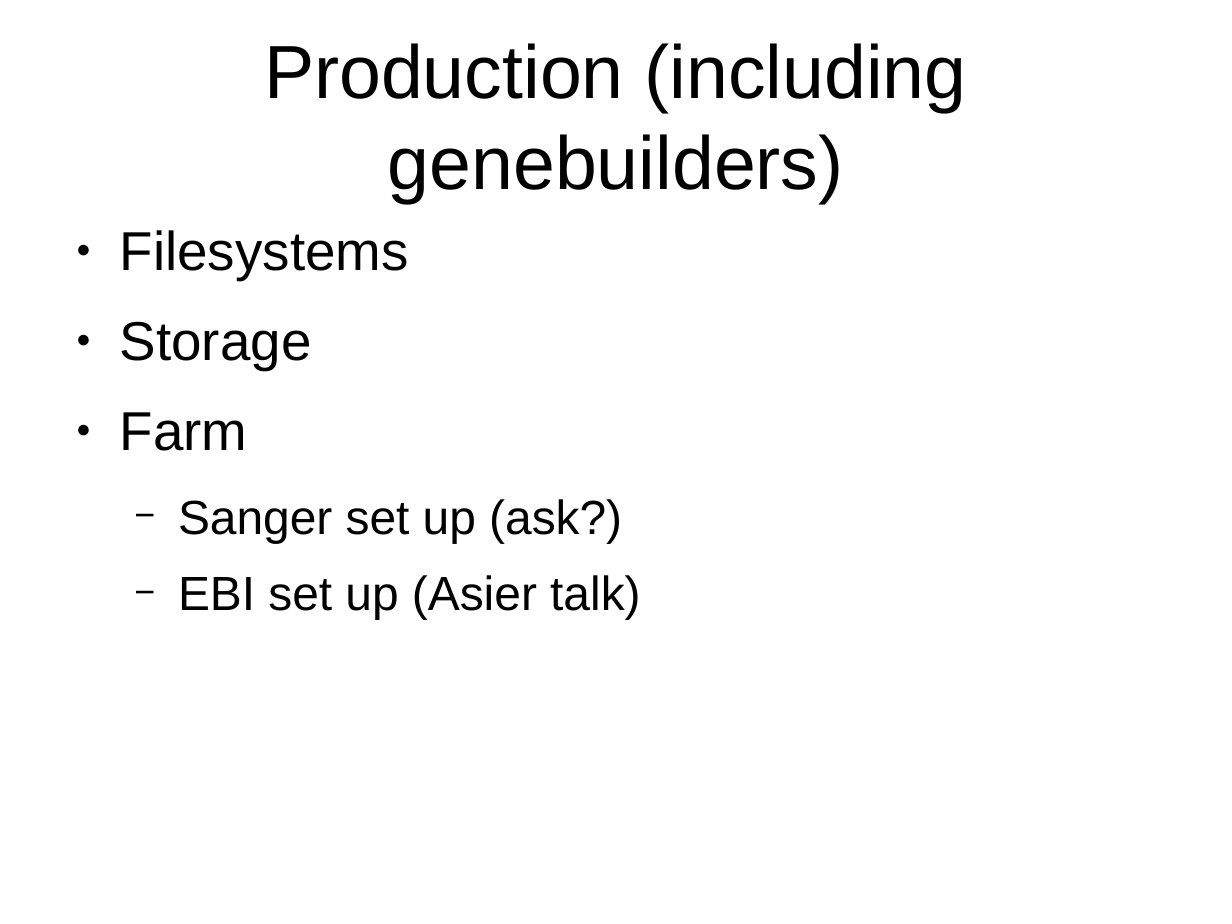
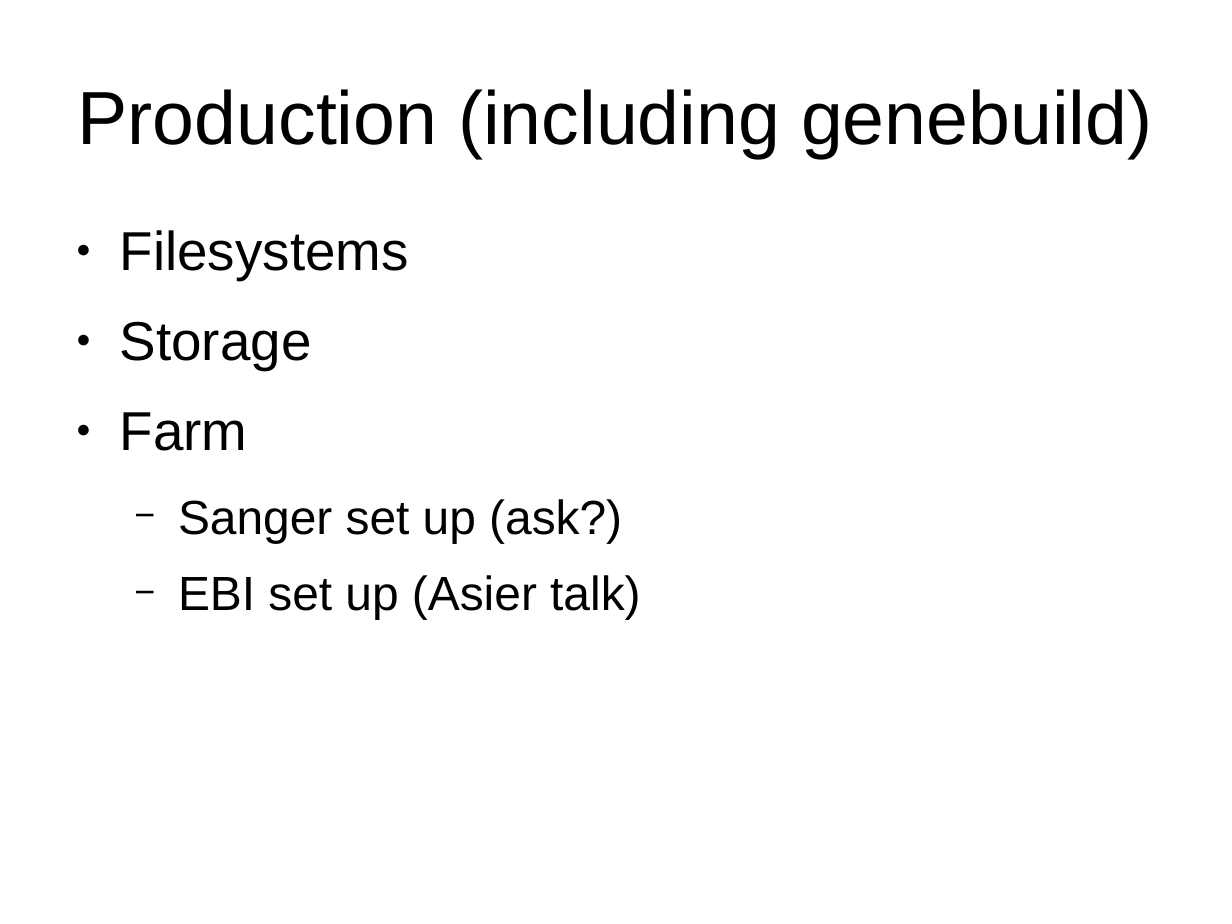
Before and after one commit to avullo/ensembl-migration-pm, a slide deck: slide 27 of data-review-10-16/talk.odp (slide 24 before the commit). Drawn at 1232x924 pixels with LibreOffice and Linux fonts; fonts in the diff are those of the drawing; background and template pictures are left out. Boxes give left, top, right and bottom in pixels: in the first picture for what was removed or moved away, otherwise in the second. Text is boxed around its words. In the diff, an @@ line names an element or a change of style, - is before the commit and + after.

```diff
--- a/data-review-10-16/talk.odp
+++ b/data-review-10-16/talk.odp
@@ title at <box>78,89,1152,158</box>: text changed @@
-Production (including genebuilders)
+Production (including genebuild)
```
Also in this commit, not shown: 6 other slides changed, 5 slides added, 2 slides removed.
